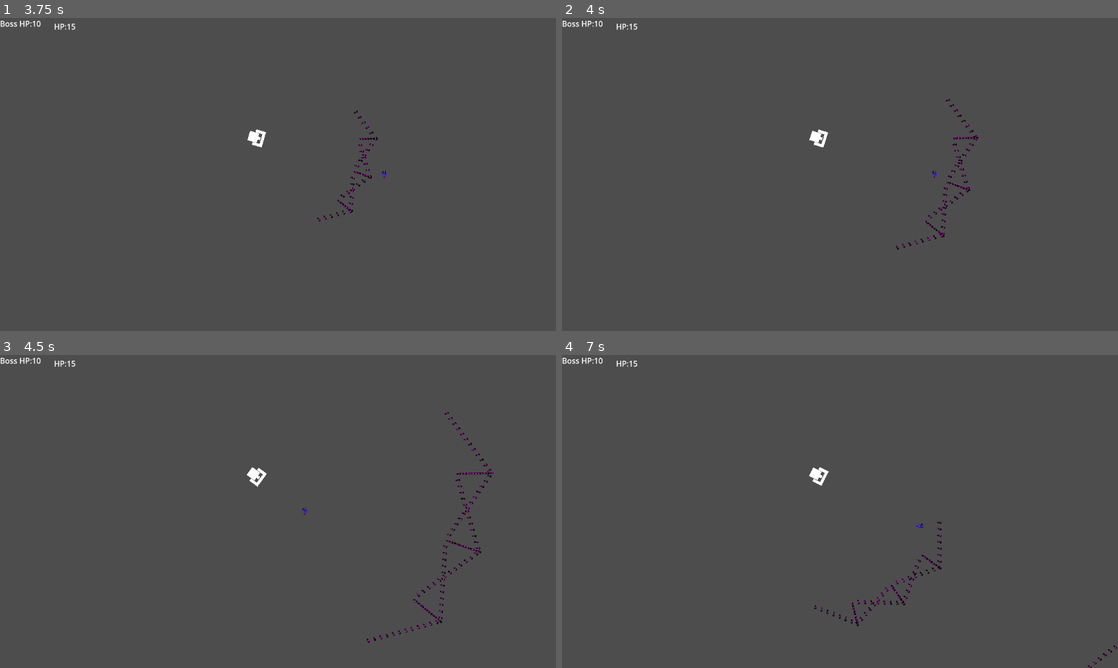
Above: before the commit, frames 1-4 (two rows, left to right).
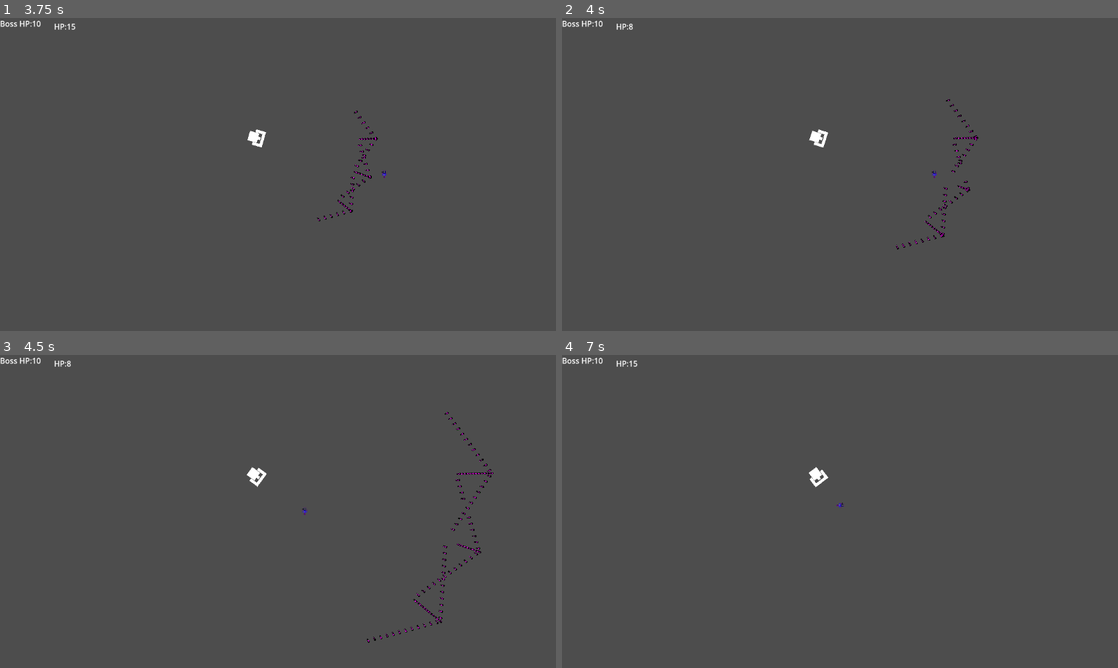
Above: after the commit, the same moments.

Repository: ConquestM/TANKG
Game: Godot game, scene res://Level.tscn
Two runs of this game, one before a commit and one after it. Both use one fixed random seed, a clock stepped at 60 frames per second and the inputs below.
Inputs (mouse positions are in pixels of both pictures, inside the frame that each line leads up to):
- Up to frame 1 (3.75 s): tap Enter at 0.5 s; move the mouse to (400, 158) at 0.52 s; hold Right (ui_right) 0.53-1.28 s; hold Shift (dash) 0.53-1.28 s; move the mouse to (166, 190) at 1.27 s; hold Down (ui_down) 1.28-2.03 s; tap Shift (dash) at 1.35, 2.85 s; tap Space at 2 s; move the mouse to (333, 105) at 2.02 s; hold Right (ui_right) 2.03-2.78 s; hold Shift (dash) 2.03-2.78 s; move the mouse to (250, 237) at 2.77 s; hold Up (ui_up) 2.78-3.53 s; move the mouse to (444, 221) at 3.52 s; hold Left (ui_left) from 3.53 s (still down); hold Shift (dash) from 3.53 s (still down)
- Up to frame 2 (4 s): keep holding Left (ui_left); keep holding Shift (dash)
- Up to frame 3 (4.5 s): keep holding Left (ui_left); move the mouse to (111, 464) at 4.27 s; release Shift (dash) at 4.28 s; tap Shift (dash) at 4.35 s
- Up to frame 4 (7 s): move the mouse to (867, 511) at 5.02 s; release Left (ui_left) at 5.03 s; hold Down (ui_down) 5.03-5.78 s; hold Shift (dash) 5.03-5.78 s; move the mouse to (756, 433) at 5.77 s; hold Right (ui_right) 5.78-6.53 s; tap Shift (dash) at 5.85 s; move the mouse to (962, 495) at 6.52 s; hold Up (ui_up) from 6.53 s (still down); hold Shift (dash) from 6.53 s (still down)

Frame 1 is identical in both runs. In frame 2, less than 0.1% of the frame differs, in the area x 12-73%, y 1-54%; in frame 3, less than 0.1%; in frame 4, 0.4%, in the area x 44-100%, y 35-100%.

Commit message:
Fixed I-Frames

Diff:
--- a/scripts/player.gd
+++ b/scripts/player.gd
@@ -77,9 +77,10 @@
 	if global.HP < 0 or global.HP == 0:
 		get_tree().change_scene_to_file("res://Level.tscn")
 		global.HP = 15
-	if dashing == true:
-		print("AAA")
+	if dashing:
 		$Area2D/CollisionShape2D.disabled = true
+	if not dashing:
+		$Area2D/CollisionShape2D.disabled = false
 
 func _dash():
 	if dashing: return
